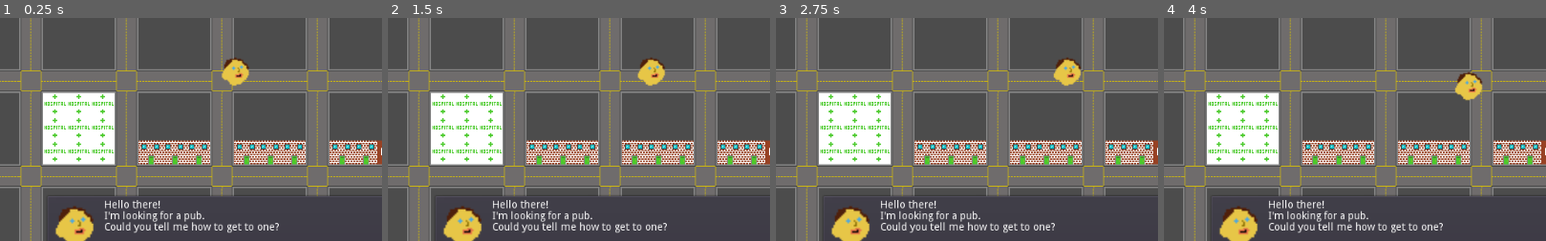
Above: before the commit, frames 1-4 (left to right).
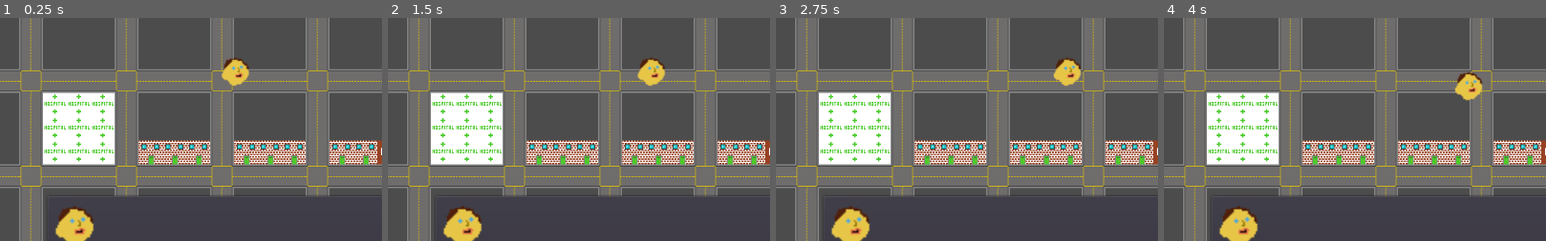
Above: after the commit, the same moments.

Repository: rikkiprince/ggj21-wfh-lost-and-found
Game: Godot game, scene res://TilemapTest.tscn
Two runs of this game, one before a commit and one after it. Both use one fixed random seed, a clock stepped at 60 frames per second and the inputs below.
Inputs (mouse positions are % of the whole screen's width and height, from its top left):
- Up to frame 1 (0.25 s): no input
- Up to frame 2 (1.5 s): click (48, 97) at 0.52 s; type "12" at 0.6 s
- Up to frame 3 (2.75 s): no input
- Up to frame 4 (4 s): no input
The pictures show only the part of the screen within x 7-57%, y 31-81%; the shares and areas given below are measured in that part.

The runs differ from the first frame. In frame 1, 1.5% of the frame differs, in the area x 27-73%, y 81-97%; in frame 2, 1.5%; in frame 3, 1.5%; in frame 4, 1.5%.

Commit message:
Move conversation pane into own scene

Diff:
--- /dev/null
+++ b/godot-project/ConversationPanel.tscn
@@ -0,0 +1,70 @@
+[gd_scene load_steps=4 format=2]
+
+[ext_resource path="res://Conversation.gd" type="Script" id=1]
+[ext_resource path="res://Speech.gd" type="Script" id=2]
+[ext_resource path="res://tourist1.png" type="Texture" id=3]
+
+[node name="ConversationPanel" type="PanelContainer"]
+margin_left = 132.0
+margin_top = 425.0
+margin_right = 861.0
+margin_bottom = 603.0
+__meta__ = {
+"_edit_use_anchors_": false
+}
+
+[node name="HBoxContainer" type="HBoxContainer" parent="."]
+margin_left = 7.0
+margin_top = 7.0
+margin_right = 722.0
+margin_bottom = 171.0
+__meta__ = {
+"_edit_use_anchors_": false
+}
+
+[node name="TouristAvatar" type="TextureRect" parent="HBoxContainer"]
+margin_right = 67.0
+margin_bottom = 164.0
+size_flags_horizontal = 3
+texture = ExtResource( 3 )
+stretch_mode = 5
+
+[node name="VBoxContainer" type="VBoxContainer" parent="HBoxContainer"]
+margin_left = 71.0
+margin_right = 643.0
+margin_bottom = 164.0
+size_flags_horizontal = 7
+size_flags_vertical = 3
+size_flags_stretch_ratio = 8.5
+
+[node name="ConversationOutput" type="RichTextLabel" parent="HBoxContainer/VBoxContainer"]
+margin_right = 572.0
+margin_bottom = 136.0
+focus_mode = 2
+size_flags_vertical = 3
+scroll_active = false
+selection_enabled = true
+script = ExtResource( 1 )
+
+[node name="SpeechInput" type="LineEdit" parent="HBoxContainer/VBoxContainer"]
+margin_top = 140.0
+margin_right = 572.0
+margin_bottom = 164.0
+size_flags_horizontal = 7
+size_flags_stretch_ratio = 7.02
+placeholder_text = "give directions"
+script = ExtResource( 2 )
+__meta__ = {
+"_edit_use_anchors_": false
+}
+
+[node name="PlayerAvatar" type="TextureRect" parent="HBoxContainer"]
+margin_left = 647.0
+margin_right = 715.0
+margin_bottom = 164.0
+size_flags_horizontal = 3
+texture = ExtResource( 3 )
+stretch_mode = 5
+flip_h = true
+[connection signal="text_entered" from="HBoxContainer/VBoxContainer/SpeechInput" to="HBoxContainer/VBoxContainer/ConversationOutput" method="_on_Speech_text_entered"]
+[connection signal="text_entered" from="HBoxContainer/VBoxContainer/SpeechInput" to="HBoxContainer/VBoxContainer/SpeechInput" method="_on_Speech_text_entered"]
--- a/godot-project/TilemapTest.tscn
+++ b/godot-project/TilemapTest.tscn
@@ -1,12 +1,10 @@
-[gd_scene load_steps=9 format=2]
+[gd_scene load_steps=7 format=2]
 
 [ext_resource path="res://Lost and Found v0.1 tileset.png" type="Texture" id=1]
-[ext_resource path="res://tourist1.png" type="Texture" id=2]
+[ext_resource path="res://ConversationPanel.tscn" type="PackedScene" id=2]
 [ext_resource path="res://Tourist.tscn" type="PackedScene" id=3]
 [ext_resource path="res://TileMap.gd" type="Script" id=4]
 [ext_resource path="res://Level1.gd" type="Script" id=5]
-[ext_resource path="res://Conversation.gd" type="Script" id=6]
-[ext_resource path="res://Speech.gd" type="Script" id=7]
 
 [sub_resource type="TileSet" id=1]
 0/name = "Lost and Found v0.1 tileset.png 0"
@@ -139,70 +137,4 @@
 position = Vector2( 379.856, 258.52 )
 list_of_directions = [ "south", "left", "straight" ]
 
-[node name="ConversationPanel" type="PanelContainer" parent="."]
-margin_left = 132.0
-margin_top = 425.0
-margin_right = 861.0
-margin_bottom = 603.0
-__meta__ = {
-"_edit_use_anchors_": false
-}
-
-[node name="HBoxContainer" type="HBoxContainer" parent="ConversationPanel"]
-margin_left = 7.0
-margin_top = 7.0
-margin_right = 722.0
-margin_bottom = 171.0
-__meta__ = {
-"_edit_use_anchors_": false
-}
-
-[node name="TouristAvatar" type="TextureRect" parent="ConversationPanel/HBoxContainer"]
-margin_right = 67.0
-margin_bottom = 164.0
-size_flags_horizontal = 3
-texture = ExtResource( 2 )
-stretch_mode = 5
-
-[node name="VBoxContainer" type="VBoxContainer" parent="ConversationPanel/HBoxContainer"]
-margin_left = 71.0
-margin_right = 643.0
-margin_bottom = 164.0
-size_flags_horizontal = 7
-size_flags_vertical = 3
-size_flags_stretch_ratio = 8.5
-
-[node name="ConversationOutput" type="RichTextLabel" parent="ConversationPanel/HBoxContainer/VBoxContainer"]
-margin_right = 572.0
-margin_bottom = 136.0
-focus_mode = 2
-size_flags_vertical = 3
-text = "Hello there!
-I'm looking for a pub.
-Could you tell me how to get to one?"
-scroll_active = false
-selection_enabled = true
-script = ExtResource( 6 )
-
-[node name="SpeechInput" type="LineEdit" parent="ConversationPanel/HBoxContainer/VBoxContainer"]
-margin_top = 140.0
-margin_right = 572.0
-margin_bottom = 164.0
-size_flags_horizontal = 7
-size_flags_stretch_ratio = 7.02
-placeholder_text = "give directions"
-script = ExtResource( 7 )
-__meta__ = {
-"_edit_use_anchors_": false
-}
-
-[node name="PlayerAvatar" type="TextureRect" parent="ConversationPanel/HBoxContainer"]
-margin_left = 647.0
-margin_right = 715.0
-margin_bottom = 164.0
-size_flags_horizontal = 3
-texture = ExtResource( 2 )
-stretch_mode = 5
-flip_h = true
-[connection signal="text_entered" from="ConversationPanel/HBoxContainer/VBoxContainer/SpeechInput" to="ConversationPanel/HBoxContainer/VBoxContainer/SpeechInput" method="_on_Speech_text_entered"]
-[connection signal="text_entered" from="ConversationPanel/HBoxContainer/VBoxContainer/SpeechInput" to="ConversationPanel/HBoxContainer/VBoxContainer/ConversationOutput" method="_on_Speech_text_entered"]
+[node name="ConversationPanel" parent="." instance=ExtResource( 2 )]
